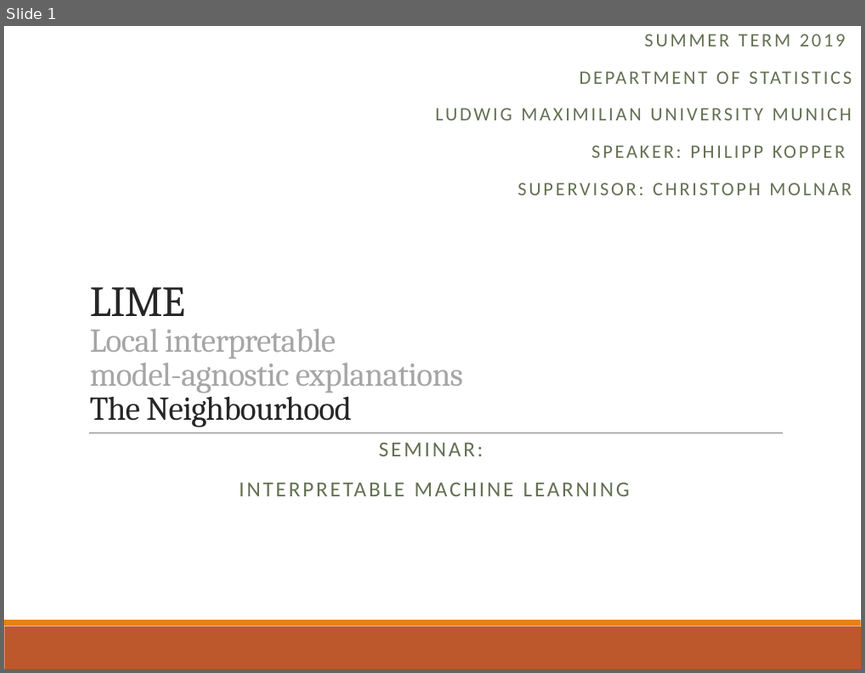
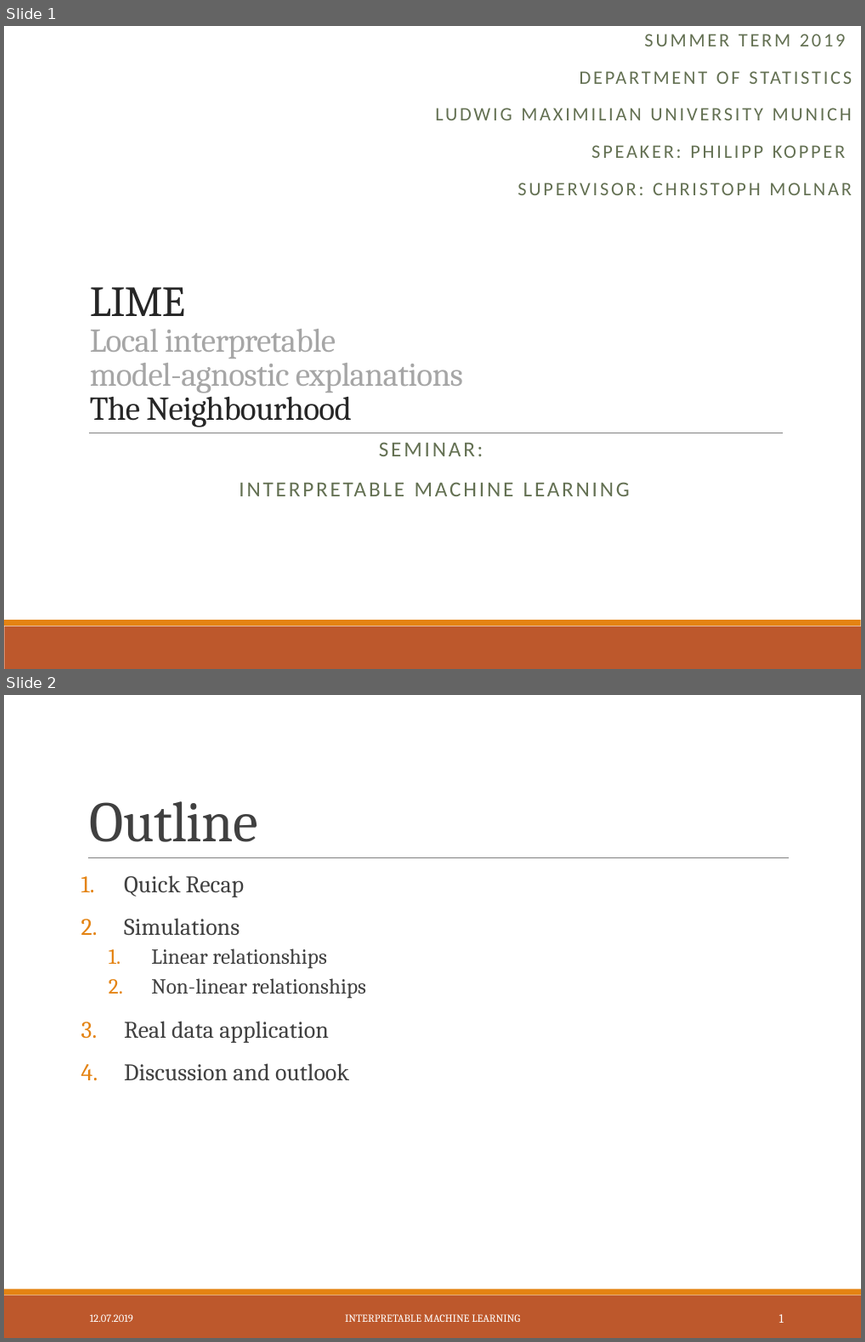
Before and after one commit to slds-lmu/iml_methods_limitations, a slide deck: Slides/LIME-neighbourhood.pptx. Shown one above the other, each under a label of ours: slide 1 before the commit, slides 1 and 2 after it. The pictures are 865x673 and 865x1342 pixels, drawn with LibreOffice and Linux fonts; fonts in the diff are those of the drawing. Boxes give left, top, right and bottom in pixels: in the first picture for what was removed or moved away, otherwise in the second. Text is boxed around its words. In the diff, an @@ line names an element or a change of style, - is before the commit and + after.

```diff
--- a/Slides/LIME-neighbourhood.pptx
+++ b/Slides/LIME-neighbourhood.pptx
@@ slide 2 added at (4, 695, 861, 1338), background #FFFFFF; not listed: 2 template elements that a slide beside it also shows @@
@@ title added at (90, 801, 258, 842), 48 pt, text #404040 @@
+Outline
@@ line added from (88, 858) to (788, 858), #808080 0.5 pt @@
@@ text added at (124, 875, 366, 1081), 20 pt, text #404040 @@
+1. Quick Recap
+2. Simulations
+  1. Linear relationships
+  2. Non-linear relationships
+3. Real data application
+4. Discussion and outlook
@@ text added at (90, 1314, 133, 1321), 9 pt, text #FFFFFF @@
+12.07.2019
@@ text added at (345, 1314, 520, 1321), 9 pt, text #FFFFFF @@
+INTERPRETABLE MACHINE LEARNING
@@ page number added at (779, 1314, 783, 1322), 10.5 pt, text #FFFFFF @@
+1
```
Also in this commit, not shown: 2 slides changed, 3 other files.
